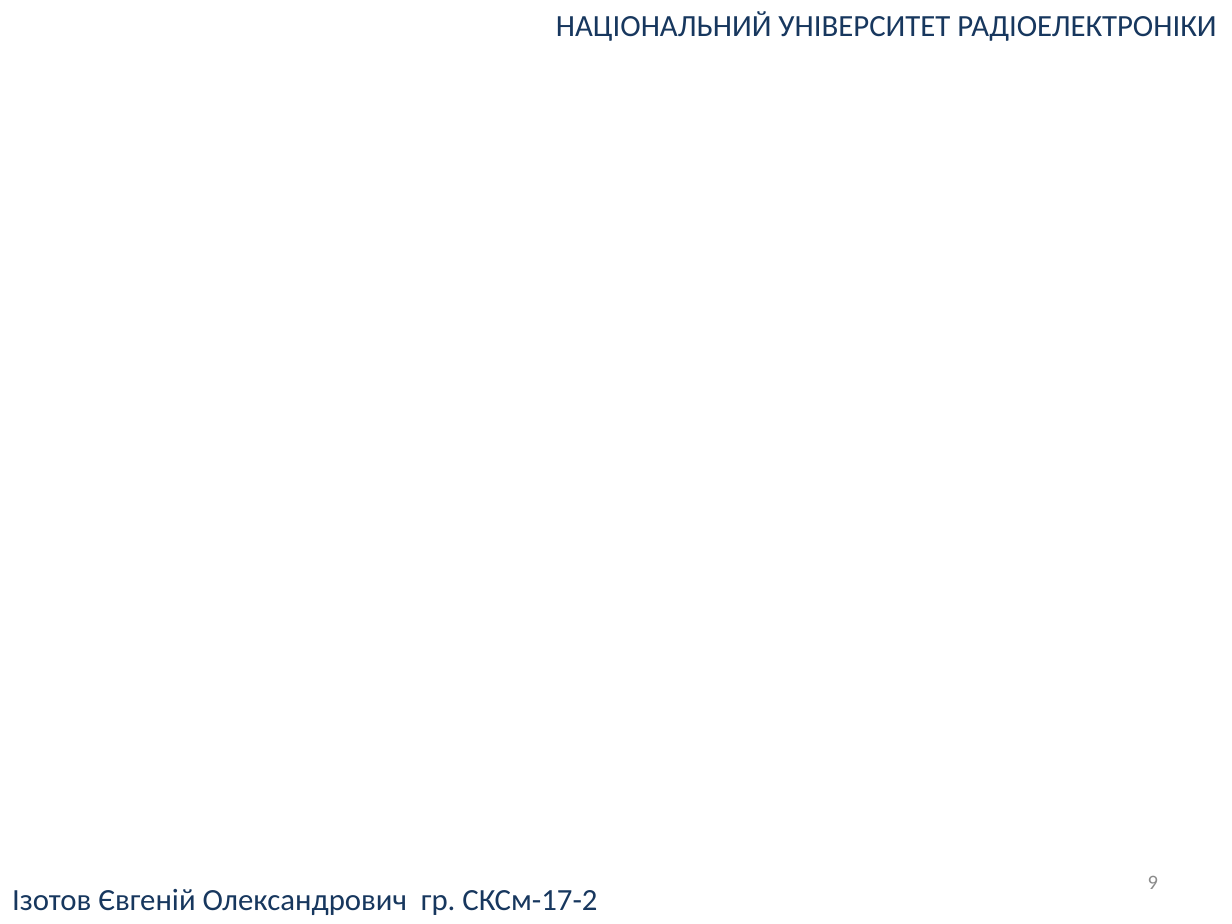
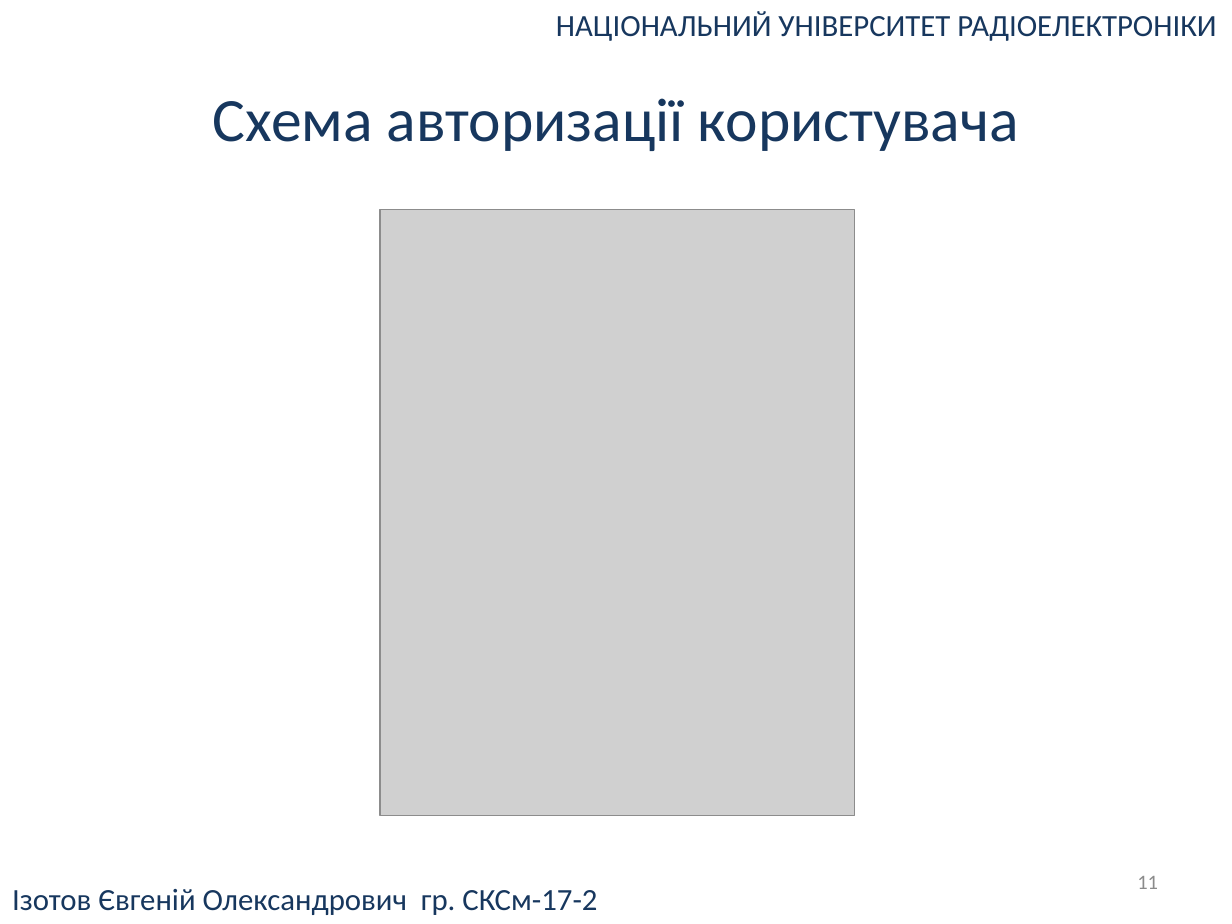
Before and after one commit to UdgineIzotov/diplom-doc, a slide deck: slide 11 of root/Презентация.pptx (slide 9 before the commit). Drawn at 1232x924 pixels with LibreOffice and Linux fonts; fonts in the diff are those of the drawing; grey boxes stand for pictures. Boxes give left, top, right and bottom in pixels: in the first picture for what was removed or moved away, otherwise in the second. Text is boxed around its words. In the diff, an @@ line names an element or a change of style, - is before the commit and + after.

```diff
--- a/root/Презентация.pptx
+++ b/root/Презентация.pptx
@@ text added at (x1=213, y1=98, x2=1019, y2=151), 36 pt, text #17375E @@
+Схема авторизації користувача
@@ picture added at (x1=379, y1=209, x2=854, y2=816) @@
@@ page number at (x1=1137, y1=876, x2=1158, y2=889): text changed @@
-9
+11
```
Also in this commit, not shown: 3 other slides changed, 7 slides added, 2 slides removed, 2 other files.
